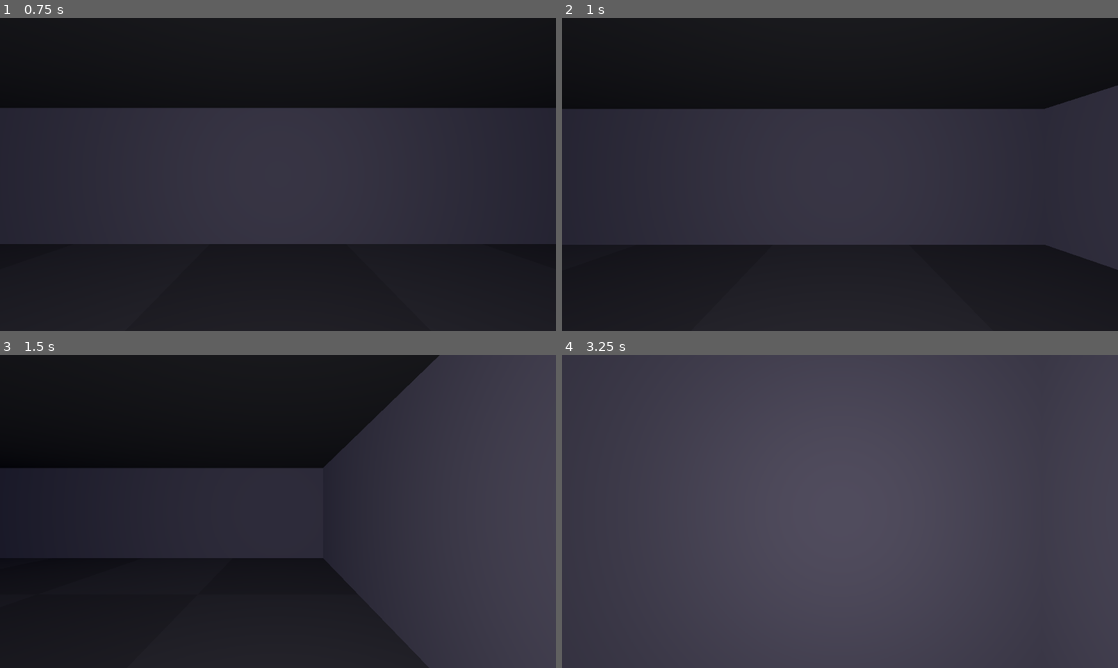
Above: before the commit, frames 1-4 (two rows, left to right).
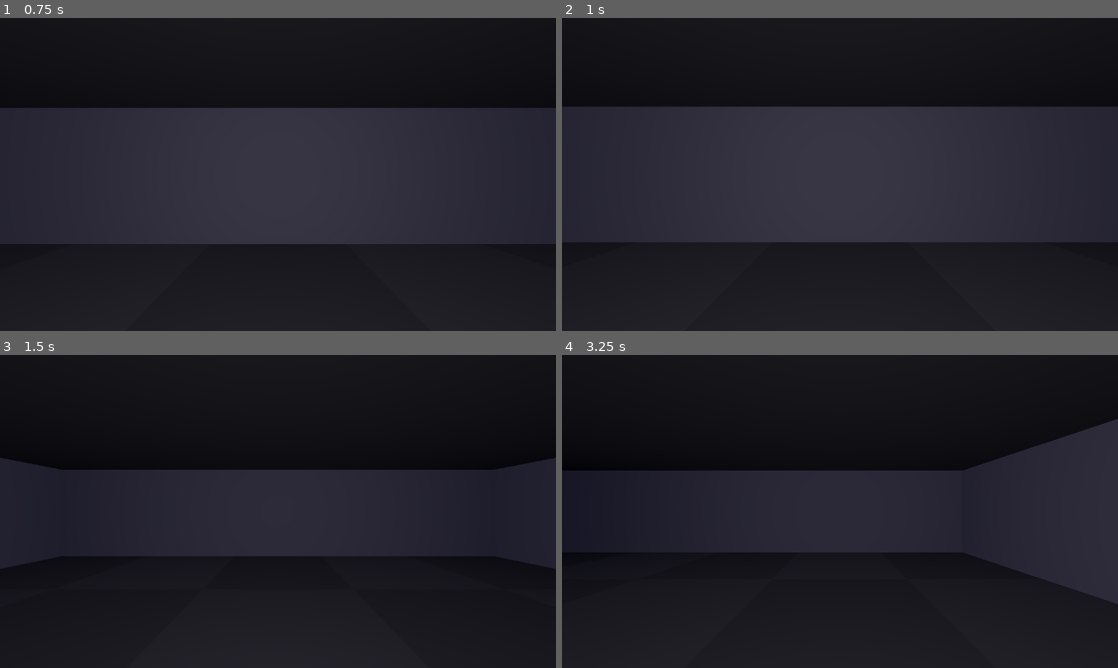
Above: after the commit, the same moments.

Repository: derekhsu/WizardTutorial
Game: Godot game, scene res://scenes/main.tscn
Two runs of this game, one before a commit and one after it. Both use one fixed random seed, a clock stepped at 60 frames per second and the inputs below.
Inputs (mouse positions are in pixels of both pictures, inside the frame that each line leads up to):
- Up to frame 1 (0.75 s): tap Enter at 0.5 s; move the mouse to (400, 158) at 0.52 s; hold D (strafe_right) from 0.53 s (still down); hold Space (wait) from 0.53 s (still down); click (400, 158) at 0.67 s
- Up to frame 2 (1 s): keep holding D (strafe_right); keep holding Space (wait)
- Up to frame 3 (1.5 s): move the mouse to (166, 527) at 1.27 s; release D (strafe_right) at 1.28 s; release Space (wait) at 1.28 s; hold S (move_back) from 1.28 s (still down); tap Space (wait) at 1.35 s
- Up to frame 4 (3.25 s): tap Space (wait) at 2, 2.85 s; move the mouse to (895, 442) at 2.02 s; release S (move_back) at 2.03 s; hold D (strafe_right) 2.03-2.78 s; hold Space (wait) 2.03-2.78 s; move the mouse to (812, 574) at 2.77 s; hold W (move_forward) from 2.78 s (still down); click (812, 574) at 2.92 s

Frame 1 is identical in both runs. In frame 2, 2.2% of the frame differs, in the area x 0-100%, y 21-81%; in frame 3, 29%; in frame 4, 92%, in the area x 0-100%, y 0-100%.

Commit message:
Phase 2: energy turn scheduler, AStar enemy AI, melee combat

Diff:
--- a/scenes/main.tscn
+++ b/scenes/main.tscn
@@ -1,8 +1,10 @@
-[gd_scene load_steps=6 format=3 uid="uid://b1main00scene0"]
+[gd_scene load_steps=7 format=3 uid="uid://b1main00scene0"]
 
 [ext_resource type="Script" path="res://scripts/dungeon_data.gd" id="1"]
 [ext_resource type="Script" path="res://scripts/dungeon_builder.gd" id="2"]
 [ext_resource type="PackedScene" uid="uid://b1player0scene" path="res://scenes/player.tscn" id="3"]
+[ext_resource type="Script" path="res://scripts/turn_manager.gd" id="4"]
+[ext_resource type="Script" path="res://scripts/enemy.gd" id="5"]
 
 [sub_resource type="ProceduralSkyMaterial" id="sky"]
 sky_top_color = Color(0.01, 0.01, 0.02, 1)
@@ -13,6 +15,7 @@
 [sub_resource type="Environment" id="env"]
 background_mode = 2
 sky = SubResource("sky")
+ambient_light_source = 3
 ambient_light_color = Color(0.45, 0.48, 0.6, 1)
 ambient_light_energy = 0.6
 
@@ -23,9 +26,12 @@
 
 [node name="DungeonData" type="Node" parent="."]
 script = ExtResource("1")
-ascii_map = "###############\n#.....#.......#\n#.P...#...#...#\n#.....#...#...#\n##D####...#...#\n#.....#####D###\n#.....#.......#\n##D####.......#\n#.....#...#...#\n#.....D...#...#\n#.....#####D###\n#...........G.#\n#......#...#E.#\n###############"
+ascii_map = "###############\n#.....#.......#\n#.P...#...#...#\n#.....#...#...#\n##D####...#...#\n#.....#####D###\n#.....#.......#\n##D####.s.....#\n#.....#...#...#\n#.....D...#w..#\n#.....#####D###\n#...........G.#\n#......#...#E.#\n###############"
 
 [node name="DungeonBuilder" type="Node3D" parent="."]
 script = ExtResource("2")
 
 [node name="Player" parent="." instance=ExtResource("3")]
+
+[node name="TurnManager" type="Node" parent="."]
+script = ExtResource("4")
--- a/scripts/dungeon_data.gd
+++ b/scripts/dungeon_data.gd
@@ -3,15 +3,24 @@
 
 ## Pure-data tile model. Rendering and actors consume this; nothing here
 ## knows about nodes or meshes. ASCII map doubles as the level-editing format:
-##   '#' wall   '.' floor   'D' door (open)   'E' exit   'P' player start   'G' guardian
+##   '#' wall   '.' floor   'D' door (open)   'E' exit   'P' player start
+##   's' slime   'w' wisp   'G' guardian
 
 enum TileType { WALL, FLOOR, DOOR, EXIT }
+
+## Enemy spawn table: ascii char -> stats.
+const ENEMY_TYPES := {
+	"s": {"name": "Slime", "speed": 50, "hp": 40, "attack": 4, "color": Color(0.3, 0.8, 0.3)},
+	"w": {"name": "Wisp", "speed": 200, "hp": 15, "attack": 3, "color": Color(0.4, 0.7, 1.0)},
+	"G": {"name": "Guardian", "speed": 150, "hp": 80, "attack": 8, "color": Color(0.9, 0.2, 0.2)},
+}
 
 @export_multiline var ascii_map := ""
 
 var tiles: Dictionary = {}  # Vector2i -> TileType
 var player_start := Vector2i(1, 1)
 var guardian_pos := Vector2i.ZERO
+var enemy_spawns: Array[Dictionary] = []  # {pos, type_key}
 var map_size := Vector2i.ZERO
 
 func _ready() -> void:
@@ -23,7 +32,8 @@
 		var line := lines[y]
 		map_size.x = maxi(map_size.x, line.length())
 		for x in line.length():
-			match line[x]:
+			var ch := line[x]
+			match ch:
 				"#":
 					tiles[Vector2i(x, y)] = TileType.WALL
 				".":
@@ -35,9 +45,12 @@
 				"P":
 					tiles[Vector2i(x, y)] = TileType.FLOOR
 					player_start = Vector2i(x, y)
-				"G":
-					tiles[Vector2i(x, y)] = TileType.FLOOR
-					guardian_pos = Vector2i(x, y)
+				_:
+					if ENEMY_TYPES.has(ch):
+						tiles[Vector2i(x, y)] = TileType.FLOOR
+						enemy_spawns.append({"pos": Vector2i(x, y), "type": ch})
+						if ch == "G":
+							guardian_pos = Vector2i(x, y)
 	map_size.y = lines.size()
 
 func tile_at(pos: Vector2i) -> int:
--- /dev/null
+++ b/scripts/enemy.gd
@@ -0,0 +1,115 @@
+class_name Enemy
+extends Node3D
+
+## Grid actor with energy-based scheduling. AI: attack if the player is
+## adjacent, otherwise step along the AStar path. Movement tween mirrors the
+## player's presentation; the scheduler awaits it before continuing.
+
+signal died(enemy: Enemy)
+signal acted(enemy: Enemy)
+
+const MOVE_TIME := 0.18
+const ATTACK_TIME := 0.22
+
+var display_name := "Enemy"
+var speed := 100
+var energy := 0
+var hp := 30
+var attack_power := 5
+var grid_pos := Vector2i.ZERO
+var color := Color.RED
+
+var _busy := false
+var _mesh: MeshInstance3D
+var _light: OmniLight3D
+
+func configure(p_display_name: String, p_speed: int, p_hp: int, p_attack: int, p_color: Color) -> void:
+	display_name = p_display_name
+	speed = p_speed
+	hp = p_hp
+	attack_power = p_attack
+	color = p_color
+
+func _ready() -> void:
+	_build_visuals()
+
+func _build_visuals() -> void:
+	var capsule := CapsuleMesh.new()
+	capsule.radius = 0.45
+	capsule.height = 1.6
+	_mesh = MeshInstance3D.new()
+	_mesh.mesh = capsule
+	_mesh.position.y = 0.8
+	var mat := StandardMaterial3D.new()
+	mat.emission_enabled = true
+	mat.emission = color
+	mat.emission_energy_multiplier = 0.4
+	_mesh.material_override = mat
+	add_child(_mesh)
+
+	_light = OmniLight3D.new()
+	_light.light_color = color
+	_light.light_energy = 0.5
+	_light.omni_range = 4.0
+	_light.position.y = 1.2
+	add_child(_light)
+
+func take_turn(manager: TurnManager) -> int:
+	acted.emit(self)
+	var player := manager.player
+	var to_player: Vector2i = player.grid_pos - grid_pos
+	# Adjacent (including diagonal-free Manhattan distance 1) -> attack.
+	if absi(to_player.x) + absi(to_player.y) == 1:
+		await _attack(player, manager)
+		return 100
+	# Otherwise path toward the player.
+	var path := manager.path_to(grid_pos, player.grid_pos)
+	if path.size() >= 2:
+		var next := Vector2i(path[1])
+		if not manager.is_occupied(next):
+			await _move_to(next)
+		else:
+			# Blocked by another actor; wait this turn.
+			await get_tree().create_timer(0.05).timeout
+	else:
+		await get_tree().create_timer(0.05).timeout
+	return 100
+
+func _move_to(target: Vector2i) -> void:
+	_busy = true
+	grid_pos = target
+	var tween := create_tween().set_trans(Tween.TRANS_SINE).set_ease(Tween.EASE_OUT)
+	tween.tween_property(self, "position", _world_pos(target), MOVE_TIME)
+	await tween.finished
+	_busy = false
+
+func _attack(player: Player, manager: TurnManager) -> void:
+	_busy = true
+	# Lunge toward the player and back.
+	var dir := Vector3(float(player.grid_pos.x - grid_pos.x), 0.0, float(player.grid_pos.y - grid_pos.y)) * 0.4
+	var start := position
+	var tween := create_tween().set_trans(Tween.TRANS_SINE)
+	tween.tween_property(self, "position", start + dir, ATTACK_TIME * 0.4)
+	tween.tween_property(self, "position", start, ATTACK_TIME * 0.6)
+	await tween.finished
+	player.take_damage(attack_power)
+	manager.log_message("%s hits you for %d." % [display_name, attack_power])
+	_busy = false
+
+func take_damage(amount: int, manager: TurnManager) -> void:
+	hp -= amount
+	manager.log_message("%s takes %d damage." % [display_name, amount])
+	if hp <= 0:
+		die(manager)
+
+func die(manager: TurnManager) -> void:
+	manager.log_message("%s dies." % display_name)
+	manager.actors.erase(self)
+	died.emit(self)
+	queue_free()
+
+func _world_pos(pos: Vector2i) -> Vector3:
+	return Vector3(pos.x * Constants.TILE_SIZE, 0.0, pos.y * Constants.TILE_SIZE)
+
+func is_busy() -> bool:
+	return _busy
--- a/scripts/player.gd
+++ b/scripts/player.gd
@@ -3,23 +3,32 @@
 
 ## Grid-discrete first-person controller. Logic lives on Vector2i grid
 ## coordinates; Tween only interpolates the presentation. Emits
-## `action_taken(cost)` after every completed action — the Phase 2
-## TurnManager will consume it; nothing listens yet.
+## `action_taken(cost)` after every completed action — the TurnManager
+## consumes it to advance the energy schedule.
 
 signal action_taken(cost: int)
+signal hp_changed(hp: int, max_hp: int)
+signal died
 
 const MOVE_TIME := 0.18
 const TURN_TIME := 0.15
+const ATTACK_TIME := 0.22
 const ACTION_COST := 100
 
 @onready var dungeon_data: DungeonData = get_parent().get_node("DungeonData")
 
 var grid_pos := Vector2i.ZERO
 var facing := Vector2i(0, -1)  # -Y = north
-var input_enabled := true
+var input_enabled := false  # TurnManager grants input on the player's turn
+var speed := 100
+var energy := 0
+var hp := 50
+var max_hp := 50
+var attack_power := 10
 
 var _busy := false
 var _torch: OmniLight3D
+var _turn_manager: TurnManager
 
 @onready var _camera: Camera3D = $Camera3D
 
@@ -28,6 +37,8 @@
 	_sync_transform()
 	_torch = $Camera3D/Torch
 	_flicker()
+	# TurnManager is created after the player; resolve lazily.
+	_turn_manager = get_parent().get_node_or_null("TurnManager")
 
 func _process(_delta: float) -> void:
 	if not input_enabled or _busy:
@@ -44,21 +55,23 @@
 		turn_left()
 	elif Input.is_action_pressed("turn_right"):
 		turn_right()
+	elif Input.is_action_pressed("wait"):
+		wait()
 
 func is_busy() -> bool:
 	return _busy
 
 func move_forward() -> void:
-	_try_move(facing)
+	_try_move_or_attack(facing)
 
 func move_back() -> void:
-	_try_move(-facing)
+	_try_move_or_attack(-facing)
 
 func strafe_left() -> void:
-	_try_move(Vector2i(facing.y, -facing.x))
+	_try_move_or_attack(Vector2i(facing.y, -facing.x))
 
 func strafe_right() -> void:
-	_try_move(Vector2i(-facing.y, facing.x))
+	_try_move_or_attack(Vector2i(-facing.y, facing.x))
 
 func turn_left() -> void:
 	_turn(Vector2i(facing.y, -facing.x))
@@ -66,10 +79,20 @@
 func turn_right() -> void:
 	_turn(Vector2i(-facing.y, facing.x))
 
-func _try_move(dir: Vector2i) -> void:
+func wait() -> void:
+	if _busy:
+		return
+	_busy = true
+	_finish_action(ACTION_COST)
+
+func _try_move_or_attack(dir: Vector2i) -> void:
 	if _busy:
 		return
 	var target := grid_pos + dir
+	var occupant := _occupant_at(target)
+	if occupant != null:
+		_attack(occupant)
+		return
 	if not dungeon_data.is_walkable(target):
 		return
 	_busy = true
@@ -79,6 +102,25 @@
 	tween.parallel().tween_property(_camera, "position:y", Constants.EYE_HEIGHT + 0.05, MOVE_TIME * 0.5)
 	tween.tween_property(_camera, "position:y", Constants.EYE_HEIGHT, MOVE_TIME * 0.5)
 	tween.finished.connect(_on_action_done, CONNECT_ONE_SHOT)
+
+func _occupant_at(pos: Vector2i) -> Node:
+	if _turn_manager == null:
+		_turn_manager = get_parent().get_node_or_null("TurnManager")
+	if _turn_manager == null:
+		return null
+	return _turn_manager.actor_at(pos)
+
+func _attack(target: Node) -> void:
+	_busy = true
+	var dir := Vector3(float(target.grid_pos.x - grid_pos.x), 0.0, float(target.grid_pos.y - grid_pos.y)) * 0.35
+	var start := position
+	var tween := create_tween().set_trans(Tween.TRANS_SINE)
+	tween.tween_property(self, "position", start + dir, ATTACK_TIME * 0.4)
+	tween.tween_property(self, "position", start, ATTACK_TIME * 0.6)
+	tween.finished.connect(func() -> void:
+		target.take_damage(attack_power, _turn_manager)
+		_finish_action(ACTION_COST)
+	, CONNECT_ONE_SHOT)
 
 func _turn(new_facing: Vector2i) -> void:
 	if _busy:
@@ -90,8 +132,23 @@
 	tween.finished.connect(_on_action_done, CONNECT_ONE_SHOT)
 
 func _on_action_done() -> void:
+	_finish_action(ACTION_COST)
+
+func _finish_action(cost: int) -> void:
 	_busy = false
-	action_taken.emit(ACTION_COST)
+	action_taken.emit(cost)
+
+func take_damage(amount: int) -> void:
+	hp -= amount
+	hp_changed.emit(hp, max_hp)
+	_flash_damage()
+	if hp <= 0:
+		died.emit()
+
+func _flash_damage() -> void:
+	var tween := create_tween()
+	tween.tween_property(_torch, "light_color", Color.RED, 0.05)
+	tween.tween_property(_torch, "light_color", Color(1, 0.75, 0.45), 0.3)
 
 func _yaw_for(dir: Vector2i) -> float:
 	return atan2(-float(dir.x), -float(dir.y))
--- /dev/null
+++ b/scripts/turn_manager.gd
@@ -0,0 +1,122 @@
+class_name TurnManager
+extends Node
+
+## Energy/tick scheduler. Each tick every actor gains `speed` energy; actors at
+## or above ENERGY_THRESHOLD act in descending-speed order, paying their
+## action's cost. The player is a special actor: when ready, the scheduler
+## pauses and waits for `action_taken` instead of running AI.
+
+signal player_turn_started
+signal player_turn_ended
+signal message_logged(text: String)
+
+const ENERGY_THRESHOLD := 100
+
+var actors: Array = []  # Player + Enemy instances
+var player: Player
+var dungeon_data: DungeonData
+var running := false
+
+var _astar := AStarGrid2D.new()
+
+func _ready() -> void:
+	dungeon_data = get_parent().get_node("DungeonData")
+	player = get_parent().get_node("Player")
+	_build_astar()
+	_spawn_enemies()
+	_start.call_deferred()
+
+func _start() -> void:
+	_collect_actors()
+	player.action_taken.connect(_on_player_action)
+	running = true
+	_run()
+
+func _spawn_enemies() -> void:
+	for spawn in dungeon_data.enemy_spawns:
+		var enemy := Enemy.new()
+		var spec: Dictionary = DungeonData.ENEMY_TYPES[spawn["type"]]
+		enemy.configure(spec["name"], spec["speed"], spec["hp"], spec["attack"], spec["color"])
+		enemy.grid_pos = spawn["pos"]
+		enemy.position = dungeon_data.grid_to_world(spawn["pos"])
+		get_parent().add_child.call_deferred(enemy)
+
+func _build_astar() -> void:
+	_astar.region = Rect2i(Vector2i.ZERO, dungeon_data.map_size)
+	_astar.cell_size = Vector2.ONE
+	_astar.diagonal_mode = AStarGrid2D.DIAGONAL_MODE_NEVER
+	_astar.update()
+	for pos: Vector2i in dungeon_data.tiles:
+		if dungeon_data.tiles[pos] == DungeonData.TileType.WALL:
+			_astar.set_point_solid(pos, true)
+
+func _collect_actors() -> void:
+	actors.append(player)
+	for child in get_parent().get_children():
+		if child is Enemy:
+			actors.append(child)
+
+func actor_at(pos: Vector2i) -> Node:
+	for a in actors:
+		if a.grid_pos == pos:
+			return a
+	return null
+
+func is_occupied(pos: Vector2i) -> bool:
+	return actor_at(pos) != null
+
+func _run() -> void:
+	while running:
+		var ready := _ready_actors()
+		if ready.is_empty():
+			_tick()
+			await get_tree().process_frame
+			continue
+		for actor in ready:
+			if not running:
+				return
+			if actor == player:
+				await _player_turn()
+			else:
+				await _enemy_turn(actor)
+
+func _ready_actors() -> Array:
+	var ready: Array = []
+	for a in actors:
+		if a.energy >= ENERGY_THRESHOLD:
+			ready.append(a)
+	ready.sort_custom(func(a, b): return a.speed > b.speed)
+	return ready
+
+func _tick() -> void:
+	for a in actors:
+		a.energy += a.speed
+
+func _player_turn() -> void:
+	player.input_enabled = true
+	player_turn_started.emit()
+	# Wait for the player to act; action_taken carries the energy cost.
+	var cost: int = await player.action_taken
+	player.energy -= cost
+	player.input_enabled = false
+	player_turn_ended.emit()
+
+func _enemy_turn(enemy: Enemy) -> void:
+	for a in actors:
+		if a != enemy and a.grid_pos != player.grid_pos:
+			_astar.set_point_solid(a.grid_pos, true)
+	var cost: int = await enemy.take_turn(self)
+	enemy.energy -= cost
+	for a in actors:
+		if a != enemy:
+			_astar.set_point_solid(a.grid_pos, false)
+
+func _on_player_action(_cost: int) -> void:
+	pass  # handled by the await in _player_turn
+
+func path_to(from: Vector2i, to: Vector2i) -> PackedVector2Array:
+	return _astar.get_point_path(from, to)
+
+func log_message(text: String) -> void:
+	message_logged.emit(text)
+	print("[log] " + text)
--- /dev/null
+++ b/tests/diag2.gd
@@ -0,0 +1,12 @@
+extends SceneTree
+
+func _initialize() -> void:
+	var main: Node = load("res://scenes/main.tscn").instantiate()
+	root.add_child(main)
+	for i in 5:
+		await process_frame
+	var mgr: TurnManager = main.get_node("TurnManager")
+	print("running=%s actors=%d" % [mgr.running, mgr.actors.size()])
+	for a in mgr.actors:
+		print("  %s energy=%d speed=%d" % [a.name, a.energy, a.speed])
+	quit()
--- a/tests/smoke_test.gd
+++ b/tests/smoke_test.gd
@@ -1,52 +1,59 @@
 extends SceneTree
 
-## Phase 1 smoke test. Run:
+## Phase 1+2 smoke test. Run:
 ##   godot --headless --path . -s tests/smoke_test.gd          (logic asserts)
 ##   godot --path . -s tests/smoke_test.gd -- --shots          (windowed, writes shots/*.png)
 
 var _failures: Array[String] = []
 var _player: Player
+var _manager: TurnManager
+var _main: Node
 
 func _initialize() -> void:
 	var shots := "--shots" in OS.get_cmdline_user_args()
-	var main: Node = load("res://scenes/main.tscn").instantiate()
-	root.add_child(main)
+	_main = load("res://scenes/main.tscn").instantiate()
+	root.add_child(_main)
 	await process_frame
 	await process_frame
 
-	_player = main.get_node("Player")
-	var data: DungeonData = main.get_node("DungeonData")
+	_player = _main.get_node("Player")
+	_manager = _main.get_node("TurnManager")
+	var data: DungeonData = _main.get_node("DungeonData")
 
 	_assert(data.player_start == Vector2i(2, 2), "player_start parsed")
 	_assert(data.guardian_pos == Vector2i(12, 11), "guardian_pos parsed")
+	_assert(data.enemy_spawns.size() == 3, "3 enemy spawns parsed, got %d" % data.enemy_spawns.size())
 	_assert(_player.grid_pos == Vector2i(2, 2), "player at start")
 
-	# Simulated input: forward once -> (2,1); second press hits north wall
+	# Enemies spawned and registered
+	var enemies := _enemies()
+	_assert(enemies.size() == 3, "3 enemies spawned, got %d" % enemies.size())
+	_assert(_manager.actors.size() == 4, "4 actors registered, got %d" % _manager.actors.size())
+
+	# Movement still works under the scheduler
 	await _press("move_forward")
 	_assert(_player.grid_pos == Vector2i(2, 1), "forward -> (2,1), got %s" % _player.grid_pos)
 	await _press("move_forward")
 	_assert(_player.grid_pos == Vector2i(2, 1), "wall blocks move")
 
-	# Turn right (east), forward -> (3,1)
-	await _press("turn_right")
-	_assert(_player.facing == Vector2i(1, 0), "turn_right faces east")
-	await _press("move_forward")
-	_assert(_player.grid_pos == Vector2i(3, 1), "east move -> (3,1), got %s" % _player.grid_pos)
-
-	# Strafe right (south) -> (3,2)
-	await _press("strafe_right")
-	_assert(_player.grid_pos == Vector2i(3, 2), "strafe -> (3,2), got %s" % _player.grid_pos)
-
-	# Direct-call path (input-independent)
-	_player.teleport(Vector2i(2, 2), Vector2i(0, -1))
-	_player.move_back()
-	await _idle()
-	_assert(_player.grid_pos == Vector2i(2, 3), "move_back -> (2,3), got %s" % _player.grid_pos)
+	# Speed difference: wisp (200) should act ~2x per player turn vs slime (50).
+	var wisp := _enemy_of_type("w")
+	var slime := _enemy_of_type("s")
+	var wisp_acts := [0]
+	var slime_acts := [0]
+	wisp.acted.connect(func(_e): wisp_acts[0] += 1)
+	slime.acted.connect(func(_e): slime_acts[0] += 1)
+	for i in 10:
+		await _press("wait")
+	print("acts over 10 waits: wisp=%d slime=%d" % [wisp_acts[0], slime_acts[0]])
+	_assert(wisp_acts[0] >= 12, "wisp acted >=12 times, got %d" % wisp_acts[0])
+	_assert(slime_acts[0] >= 3 and slime_acts[0] <= 7, "slime acted 3-7 times, got %d" % slime_acts[0])
 
 	if shots:
 		await _shoot(Vector2i(2, 7), Vector2i(0, -1), "shots/corridor.png")
 		await _shoot(Vector2i(7, 5), Vector2i(0, -1), "shots/midroom.png")
 		await _shoot(Vector2i(11, 11), Vector2i(1, 0), "shots/exit.png")
+		await _shoot(Vector2i(7, 5), Vector2i(0, 1), "shots/enemy.png")
 
 	if _failures.is_empty():
 		print("SMOKE: all assertions passed")
@@ -57,8 +64,26 @@
 		return
 	quit(0)
 
+func _enemies() -> Array:
+	var out: Array = []
+	for child in _main.get_children():
+		if child is Enemy:
+			out.append(child)
+	return out
+
+func _enemy_of_type(type_key: String) -> Enemy:
+	for e in _enemies():
+		if e.display_name == DungeonData.ENEMY_TYPES[type_key]["name"]:
+			return e
+	return null
+
 func _press(action: String) -> void:
 	await _idle()
+	# Wait until the scheduler grants the player a turn.
+	for i in 120:
+		await process_frame
+		if _player.input_enabled:
+			break
 	var key := _key_for(action)
 	var down := InputEventKey.new()
 	down.physical_keycode = key
@@ -80,6 +105,7 @@
 		"strafe_right": return KEY_D
 		"turn_left": return KEY_Q
 		"turn_right": return KEY_E
+		"wait": return KEY_SPACE
 	return KEY_NONE
 
 func _idle() -> void:
Not shown, added: scripts/enemy.gd.uid
Not shown, added: scripts/turn_manager.gd.uid
Binary file changed: shots/corridor.png
Not shown, added: shots/corridor.png.import
Binary file added: shots/enemy.png
Binary file changed: shots/exit.png
Not shown, added: shots/exit.png.import
Binary file changed: shots/midroom.png
Not shown, added: shots/midroom.png.import
Not shown, added: tests/diag.gd.uid
